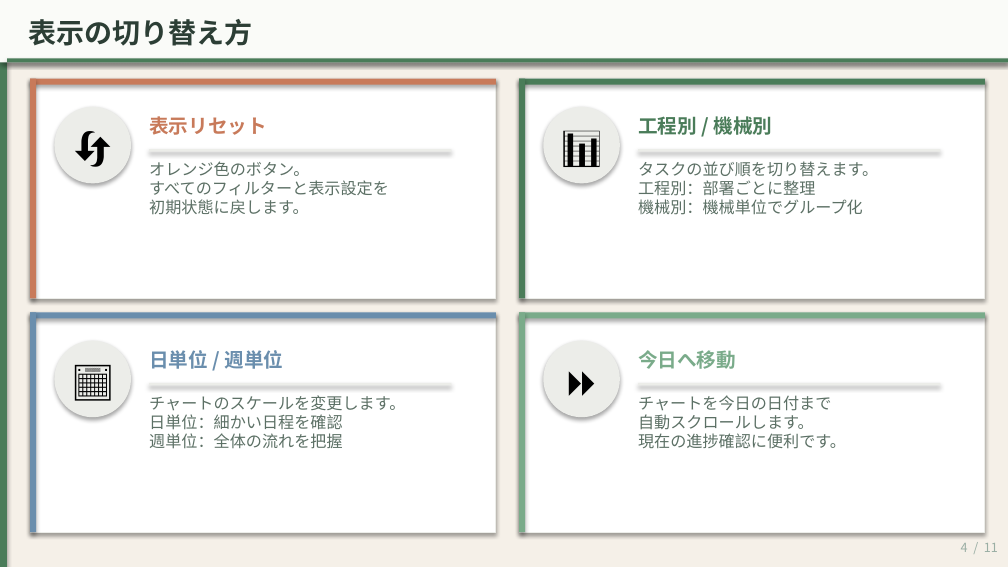
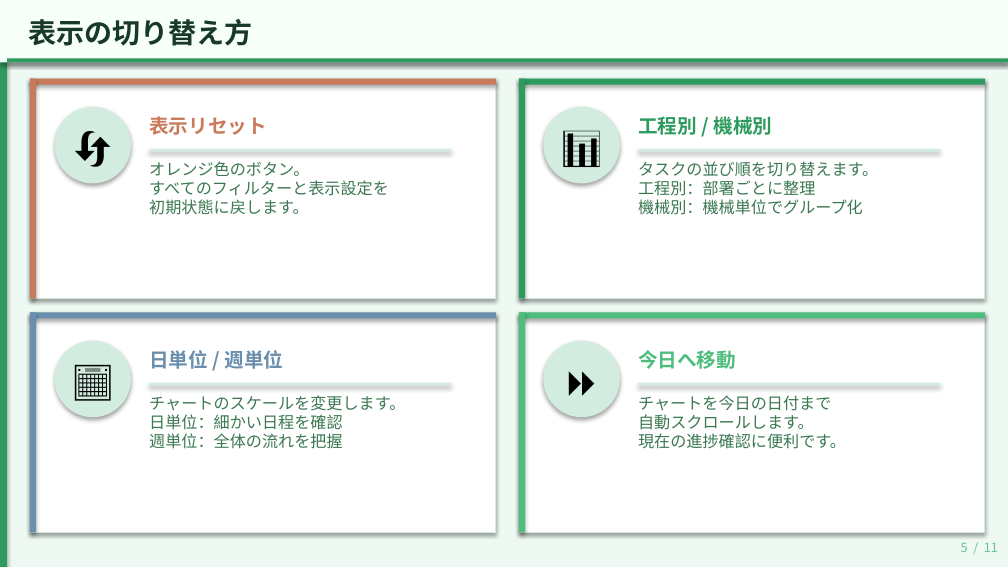
Before and after one commit to kemcokurosaki-oss/gantt-chart, a slide deck: slide 3 of 全体工程表_使い方ガイド（閲覧者向け）_new.pptx (slide 4 before the commit). Drawn at 1008x567 pixels with LibreOffice and Linux fonts; fonts in the diff are those of the drawing. Boxes give left, top, right and bottom in pixels: in the first picture for what was removed or moved away, otherwise in the second. Text is boxed around its words. In the diff, an @@ line names an element or a change of style, - is before the commit and + after.

```diff
--- a/全体工程表_使い方ガイド（閲覧者向け）_new.pptx
+++ b/全体工程表_使い方ガイド（閲覧者向け）_new.pptx
@@ background #F5F0E8 to #EDF9F2 @@
@@ rectangle at <box>0,0,1008,62</box>: fill #FAFBF8 to #F6FFFA @@
@@ text "表示の切り替え方" at <box>28,19,252,46</box>: text colour #2C3E35 to #193928 @@
@@ outline #ECEDE9 0.6 pt to #D2EDE0 0.6 pt in 4 elements at <box>519,79,985,298</box>, <box>30,312,496,532</box>, <box>519,312,985,532</box>, <box>30,79,496,298</box> @@
@@ fill #4A7C59 to #2D9B5E in 4 elements at <box>0,0,7,566</box>, <box>7,58,1008,62</box>, <box>519,79,985,85</box>, <box>519,79,525,298</box> @@
@@ text "工程別 / 機械別" at <box>638,116,772,135</box>: text colour #4A7C59 to #2D9B5E @@
@@ rectangle at <box>519,312,985,319</box>: fill #7AAB8A to #4DBD7D @@
@@ rectangle at <box>519,312,525,532</box>: fill #7AAB8A to #4DBD7D @@
@@ text "今日へ移動" at <box>638,350,736,369</box>: text colour #7AAB8A to #4DBD7D @@
@@ fill #ECEDE9 to #D2EDE0 in 8 elements at <box>54,107,131,183</box>, <box>149,149,452,152</box>, <box>543,107,620,183</box>, <box>638,149,940,152</box>, <box>54,341,131,417</box>, <box>149,383,452,386</box>, <box>543,341,620,417</box>, <box>638,383,940,386</box> @@
@@ text colour #5C7065 to #3B7852 in 4 elements at <box>149,161,389,215</box>, <box>638,161,878,215</box>, <box>149,395,405,449</box>, <box>638,395,846,449</box> @@
@@ text at <box>961,543,998,552</box>: text changed; text colour #9AAEA4 to #68C293 @@
-4 / 11
+5 / 11
```
Also in this commit, not shown: 9 other slides changed, 1 slide removed, 1 other file.
